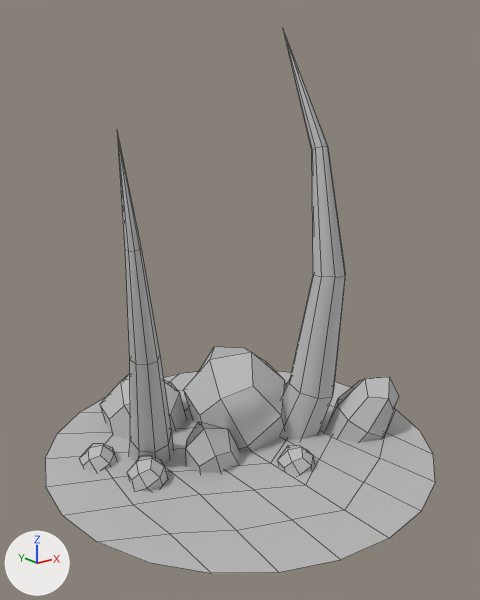
A saved change to the FBX model Assets/Models/Spike1.fbx.
One viewpoint serves both versions: a 50 mm camera at (-1.96, -2.45, 1.78) aimed at (-0.01, -0.01, 0.8). Arrows for +X, +Y and +Z are at lower left; the lights stay in place. Mesh edges are drawn as thin lines. Where no turn or scale is listed for an object, it has been applied to the vertices.
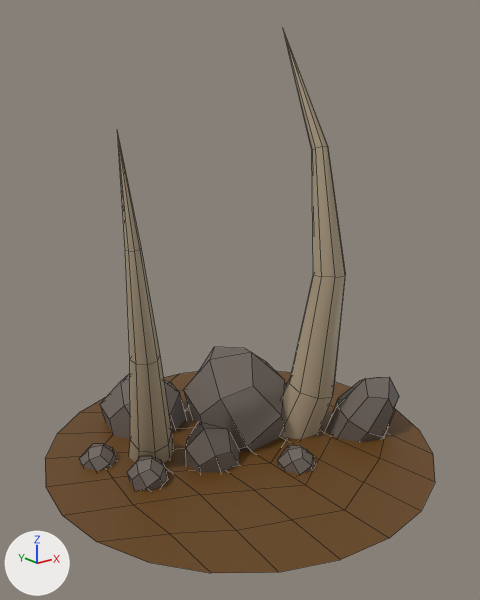
Location of each change, (x1, y1, x2, y2) in pixels of the pictures (480 x 600 px):
'pDisc1', recoloured (grey to brown)
    both: (45, 371, 435, 573)
'pCone2', recoloured (grey to brown)
    both: (281, 39, 346, 439)
'pCone1', recoloured (grey to brown)
    both: (118, 138, 174, 463)
'pCube11', recoloured
    both: (184, 347, 286, 451)
'pCube16', recoloured
    both: (326, 377, 399, 442)
'pCube13', recoloured
    both: (185, 422, 240, 473)
'pCube12', recoloured
    both: (100, 374, 186, 439)
'pCube15', recoloured
    both: (127, 456, 168, 491)
'pCube17', recoloured
    both: (277, 445, 314, 474)
'pCube14', recoloured
    both: (79, 444, 117, 471)

What changed in the scene script:
```text
Add mat_lambert22:
    mat_lambert22 = principled_material('lambert22')
    mat_lambert22.base_color = (0.147, 0.119, 0.102)  # dark grey #6b615a
Add mat_lambert21:
    mat_lambert21 = principled_material('lambert21')
    mat_lambert21.base_color = (0.401, 0.323, 0.214)  # beige #aa9a7f
Add mat_lambert23:
    mat_lambert23 = principled_material('lambert23')
    mat_lambert23.base_color = (0.139, 0.0594, 0.00848)  # brown #684517
Change me_mesh_003:
    where me_mesh_003.from_pydata(...)  # 26 vertices, 24 faces; spans x -0.482..-0.035, y 0.305..0.78, z -0.193..0.289
    remove me_mesh_003.materials.append(mat_lambert1)  # grey #bcbcbc
    add me_mesh_003.materials.append(mat_lambert22)  # dark grey #6b615a
Change me_mesh_009:
    where me_mesh_009.from_pydata(...)  # 33 vertices, 32 faces; spans x 0.14..0.53, y -0.25..0.22, z -0.41..2.08
    remove me_mesh_009.materials.append(mat_lambert1)  # grey #bcbcbc
    add me_mesh_009.materials.append(mat_lambert21)  # beige #aa9a7f
Change me_mesh_001:
    where me_mesh_001.from_pydata(...)  # 26 vertices, 24 faces; spans x -0.09..0.09, y -0.095..0.095, z -0.097..0.097
    remove me_mesh_001.materials.append(mat_lambert1)  # grey #bcbcbc
    add me_mesh_001.materials.append(mat_lambert22)  # dark grey #6b615a
Change me_mesh_004:
    where me_mesh_004.from_pydata(...)  # 61 vertices, 48 faces; spans x -1.0..1.0, y -1.0..1.0, z 0.0
    remove me_mesh_004.materials.append(mat_lambert1)  # grey #bcbcbc
    add me_mesh_004.materials.append(mat_lambert23)  # brown #684517
Change me_mesh_006:
    where me_mesh_006.from_pydata(...)  # 26 vertices, 24 faces; spans x -0.09..0.09, y -0.095..0.095, z -0.097..0.097
    remove me_mesh_006.materials.append(mat_lambert1)  # grey #bcbcbc
    add me_mesh_006.materials.append(mat_lambert22)  # dark grey #6b615a
Change me_mesh_005:
    where me_mesh_005.from_pydata(...)  # 26 vertices, 24 faces; spans x -0.172..0.172, y -0.167..0.167, z -0.244..0.244
    remove me_mesh_005.materials.append(mat_lambert1)  # grey #bcbcbc
    add me_mesh_005.materials.append(mat_lambert22)  # dark grey #6b615a
Change me_mesh_002:
    where me_mesh_002.from_pydata(...)  # 26 vertices, 24 faces; spans x -0.133..0.521, y -0.13..0.614, z -0.257..0.404
    remove me_mesh_002.materials.append(mat_lambert1)  # grey #bcbcbc
    add me_mesh_002.materials.append(mat_lambert22)  # dark grey #6b615a
Change me_mesh_008:
    where me_mesh_008.from_pydata(...)  # 33 vertices, 32 faces; spans x -0.62..-0.2, y -0.06..0.47, z -0.36..1.63
    remove me_mesh_008.materials.append(mat_lambert1)  # grey #bcbcbc
    add me_mesh_008.materials.append(mat_lambert21)  # beige #aa9a7f
Change me_mesh:
    where me_mesh.from_pydata(...)  # 26 vertices, 24 faces; spans x -0.751..-0.572, y 0.215..0.406, z -0.103..0.091
    remove me_mesh.materials.append(mat_lambert1)  # grey #bcbcbc
    add me_mesh.materials.append(mat_lambert22)  # dark grey #6b615a
Change me_mesh_007:
    where me_mesh_007.from_pydata(...)  # 26 vertices, 24 faces; spans x -0.193..0.193, y -0.169..0.169, z -0.292..0.292
    remove me_mesh_007.materials.append(mat_lambert1)  # grey #bcbcbc
    add me_mesh_007.materials.append(mat_lambert22)  # dark grey #6b615a
```
